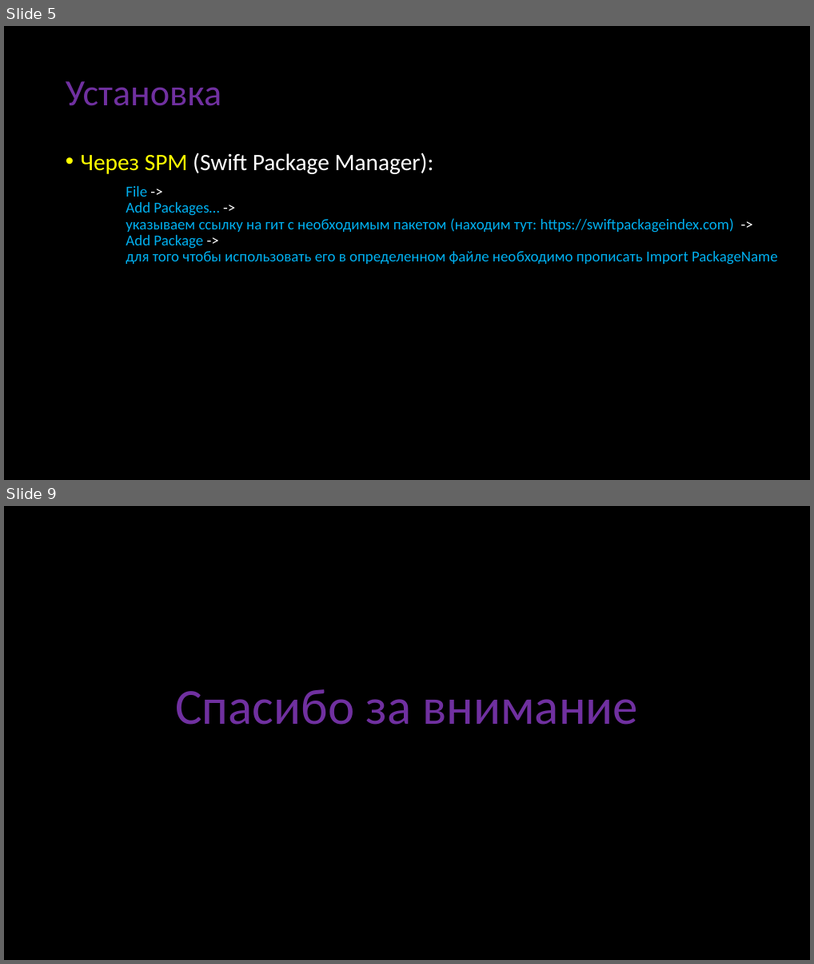
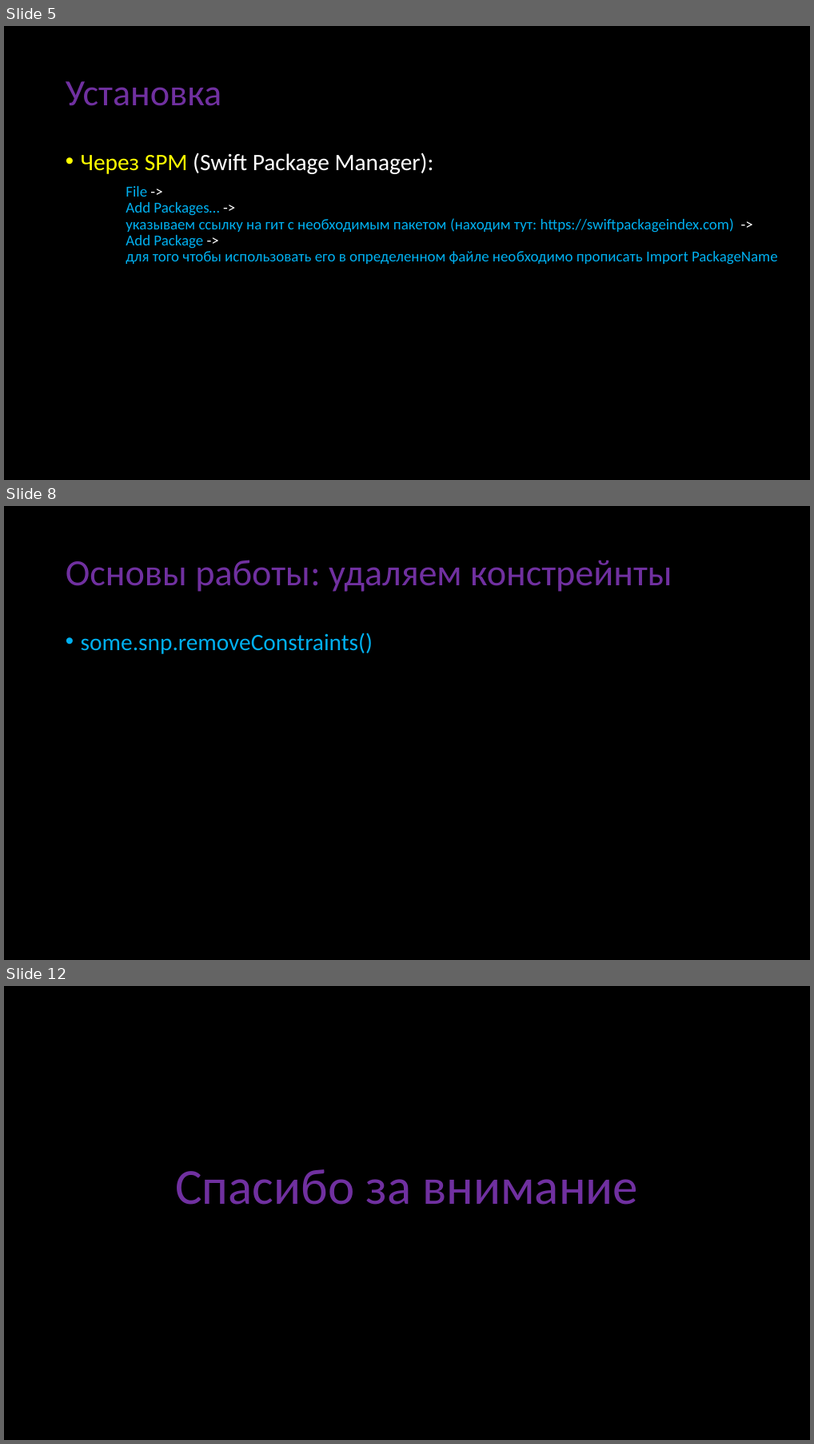
Before and after one commit to abrosov-sergey/HSE-KPV-IOS-2022-23, a slide deck: Presentation/SnapKit-30.09.2022/SnapKit-Abrosov.pptx. Shown one above the other, each under a label of ours: slides 5 and 9 before the commit, slides 5, 8 and 12 after it; the slides between them are not shown. The pictures are 814x964 and 814x1444 pixels, drawn with LibreOffice and Linux fonts; fonts in the diff are those of the drawing. Boxes give left, top, right and bottom in pixels: in the first picture for what was removed or moved away, otherwise in the second. Text is boxed around its words. In the diff, an @@ line names an element or a change of style, - is before the commit and + after.

```diff
--- a/Presentation/SnapKit-30.09.2022/SnapKit-Abrosov.pptx
+++ b/Presentation/SnapKit-30.09.2022/SnapKit-Abrosov.pptx
@@ slide 8 added at (x1=4, y1=506, x2=810, y2=960), background #000000 @@
@@ title added at (x1=66, y1=560, x2=673, y2=592), 44 pt, text #7030A0 @@
+Основы работы: удаляем констрейнты
@@ text added at (x1=81, y1=632, x2=373, y2=654), 28 pt, text #00B0F0 @@
+• some.snp.removeConstraints()
@@ what was slide 9 is now slide 12 @@
```
Also in this commit, not shown: 5 other slides added, 3 slides removed, 2 other files.
